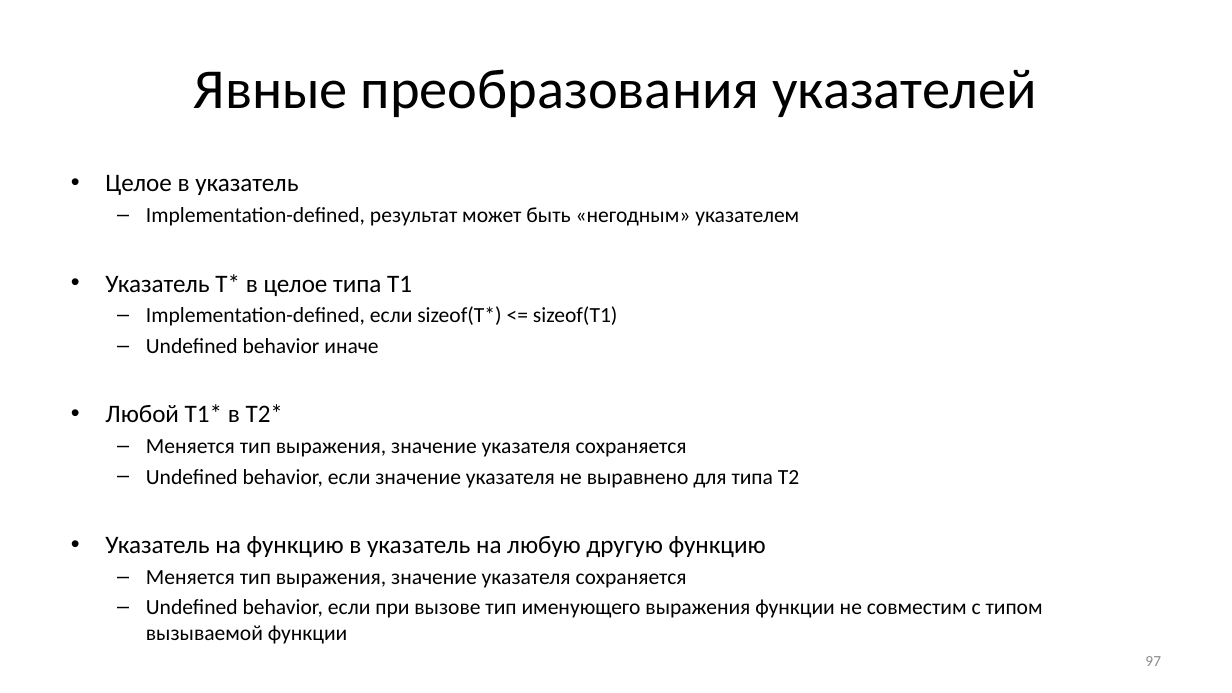
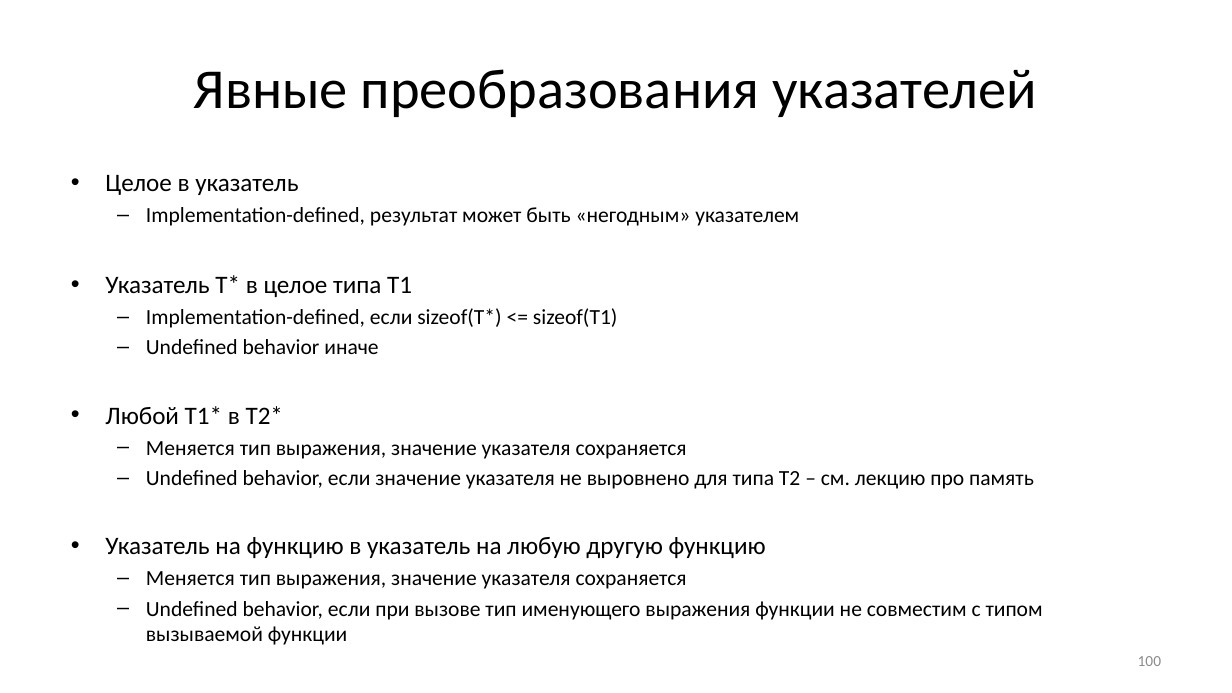
Before and after one commit to Evgueni-Petrov-aka-espetrov/Algorithms-and-Programming-in-C-pptx, a slide deck: slide 100 of 03.75 Преобразования типов.pptx (slide 97 before the commit). Drawn at 1232x693 pixels with LibreOffice and Linux fonts; fonts in the diff are those of the drawing. Boxes give left, top, right and bottom in pixels: in the first picture for what was removed or moved away, otherwise in the second. Text is boxed around its words. In the diff, an @@ line names an element or a change of style, - is before the commit and + after.

```diff
--- a/03.75 Преобразования типов.pptx
+++ b/03.75 Преобразования типов.pptx
@@ text at (x1=146, y1=470, x2=1034, y2=489): text changed @@
-  – Undefined behavior, если значение указателя не выравнено для типа Т2
+  – Undefined behavior, если значение указателя не выровнено для типа Т2 – см. лекцию про память
@@ page number at (x1=1138, y1=656, x2=1161, y2=666): text changed @@
-97
+100
```
Also in this commit, not shown: 3 other slides changed, 13 slides added, 10 slides removed.
